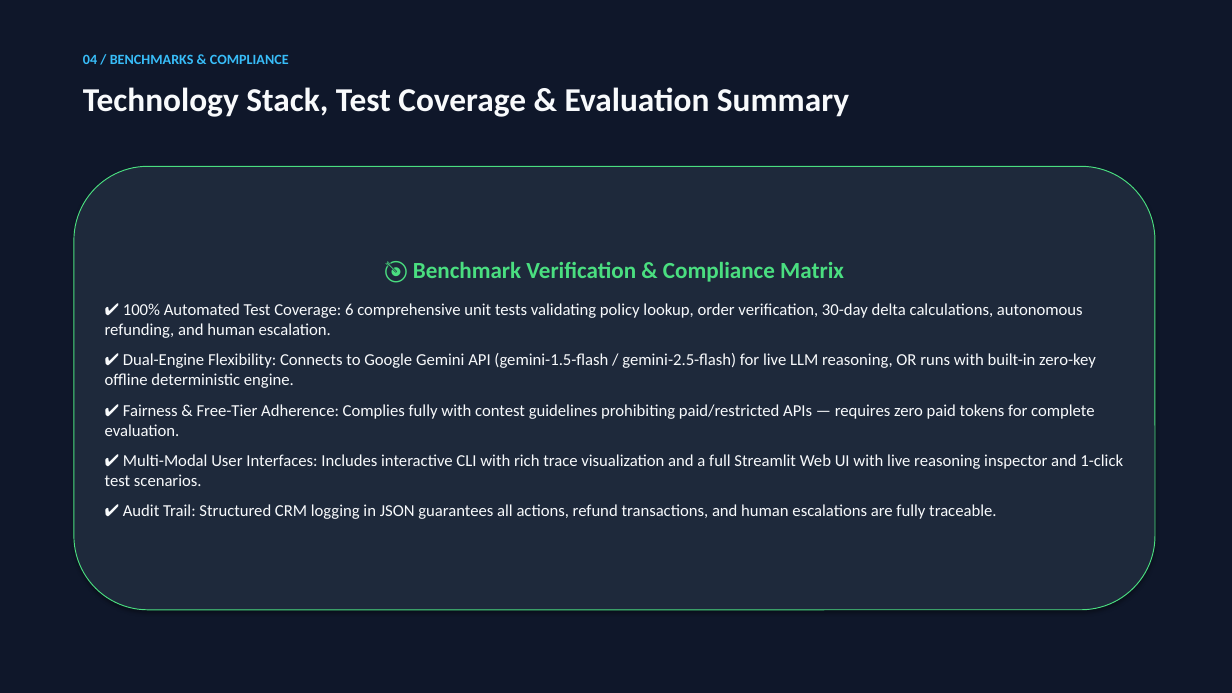
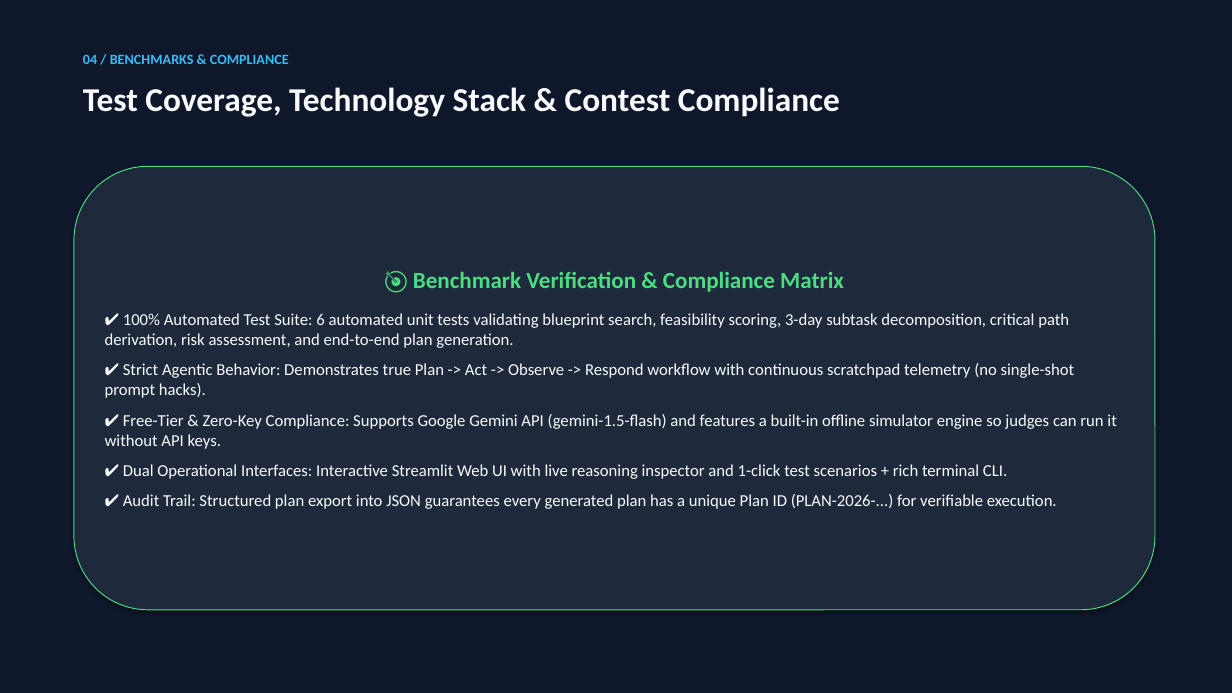
Before and after one commit to Anandha-raaman/Chatbot-Techvruk, a slide deck: slide 5 of Techvruk_Agentic_System_Presentation.pptx. Drawn at 1232x693 pixels with LibreOffice and Linux fonts; fonts in the diff are those of the drawing. Boxes give left, top, right and bottom in pixels: in the first picture for what was removed or moved away, otherwise in the second. Text is boxed around its words. In the diff, an @@ line names an element or a change of style, - is before the commit and + after.

Commit message:
feat: implement Task Planner Agent with ReAct goal decomposition, 3-day trip benchmark, and updated PPTX deck

```diff
--- a/Techvruk_Agentic_System_Presentation.pptx
+++ b/Techvruk_Agentic_System_Presentation.pptx
@@ text at <box>83,87,840,117</box>: text changed @@
-Technology Stack, Test Coverage & Evaluation Summary
+Test Coverage, Technology Stack & Contest Compliance
@@ text in rounded rectangle at <box>105,313,1116,509</box>: text changed @@
-✔ 100% Automated Test Coverage: 6 comprehensive unit tests validating policy lookup, order verification, 30-day delta calculations, autonomous refunding, and human escalation.
-✔ Dual-Engine Flexibility: Connects to Google Gemini API (gemini-1.5-flash / gemini-2.5-flash) for live LLM reasoning, OR runs with built-in zero-key offline deterministic engine.
-✔ Fairness & Free-Tier Adherence: Complies fully with contest guidelines prohibiting paid/restricted APIs — requires zero paid tokens for complete evaluation.
-✔ Multi-Modal User Interfaces: Includes interactive CLI with rich trace visualization and a full Streamlit Web UI with live reasoning inspector and 1-click test scenarios.
-✔ Audit Trail: Structured CRM logging in JSON guarantees all actions, refund transactions, and human escalations are fully traceable.
+✔ 100% Automated Test Suite: 6 automated unit tests validating blueprint search, feasibility scoring, 3-day subtask decomposition, critical path derivation, risk assessment, and end-to-end plan generation.
+✔ Strict Agentic Behavior: Demonstrates true Plan -> Act -> Observe -> Respond workflow with continuous scratchpad telemetry (no single-shot prompt hacks).
+✔ Free-Tier & Zero-Key Compliance: Supports Google Gemini API (gemini-1.5-flash) and features a built-in offline simulator engine so judges can run it without API keys.
+✔ Dual Operational Interfaces: Interactive Streamlit Web UI with live reasoning inspector and 1-click test scenarios + rich terminal CLI.
+✔ Audit Trail: Structured plan export into JSON guarantees every generated plan has a unique Plan ID (PLAN-2026-...) for verifiable execution.
```
Also in this commit, not shown: 3 other slides changed, 1 slide added, 1 slide removed, 17 other files.
